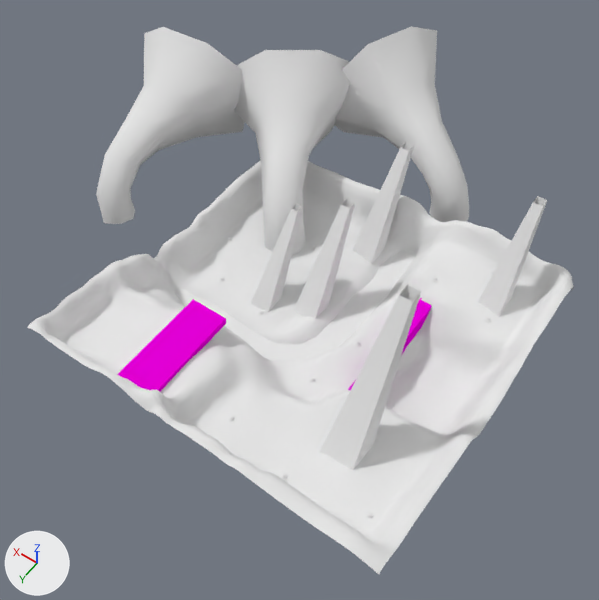
The Blender file Design/Level/Forest.blend as it was, and as the next commit left it.
The view is the same before and after, from a camera (50 mm lens) standing at (-71.6, 107.7, 183.1) and looking at (10.8, -7.7, 1.8). Arrows for +X, +Y and +Z are at lower left; the lights stay in place. Objects named as collision shapes, trigger or cutter boxes, shadow casters or lower levels of detail are left out.
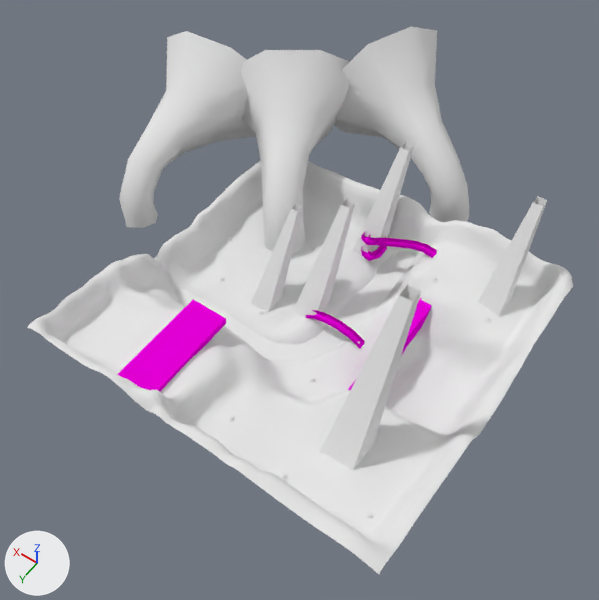
Patch to the scene script:
```diff
--- a/Design/Level/Forest.blend.py
+++ b/Design/Level/Forest.blend.py
@@ me_cube_007 @@
+me_cube_007.from_pydata(...)  # 28 vertices, 18 faces; spans x -8.2..9.6, y -1.0..1.0, z -0.7..3.7
+me_cube_007.materials.append(mat_collision)  # pink #e700d9
@@ me_cube_008 @@
+me_cube_008.from_pydata(...)  # 64 vertices, 45 faces; spans x -10.9..10.8, y -4.6..4.9, z -0.7..9.7
+me_cube_008.materials.append(mat_collision)  # pink #e700d9
@@ ob_cylinder_002 @@
 ob_cylinder_002 = bpy.data.objects.new('Cylinder.002', me_cylinder_002)
-ob_cylinder_002.location = (76.5, -7.6, 1.0)
+ob_cylinder_002.location = (70.6, -11.1, -0.1)
 ob_cylinder_002.rotation_euler = (0.0, 0.0, -0.126)  # degrees (0, 0, -7.2)
@@ ob_bridge_000 @@
+ob_bridge_000 = bpy.data.objects.new('Bridge.000', me_cube_007)
+ob_bridge_000.location = (-3.2, -5.5, 0.9)
@@ ob_bridge_001 @@
+ob_bridge_001 = bpy.data.objects.new('Bridge.001', me_cube_008)
+ob_bridge_001.location = (-2.9, -35.0, 0.9)
```

Pixel boxes [x1, y1, x2, y2] of what changed, in the pictures (599 x 600 px):
'Cylinder.002', moved: before [96, 27, 245, 224]; after [119, 31, 256, 228]
'Bridge.001', added (pink): after [361, 232, 437, 261]
'Bridge.000', added (pink): after [306, 310, 364, 348]
